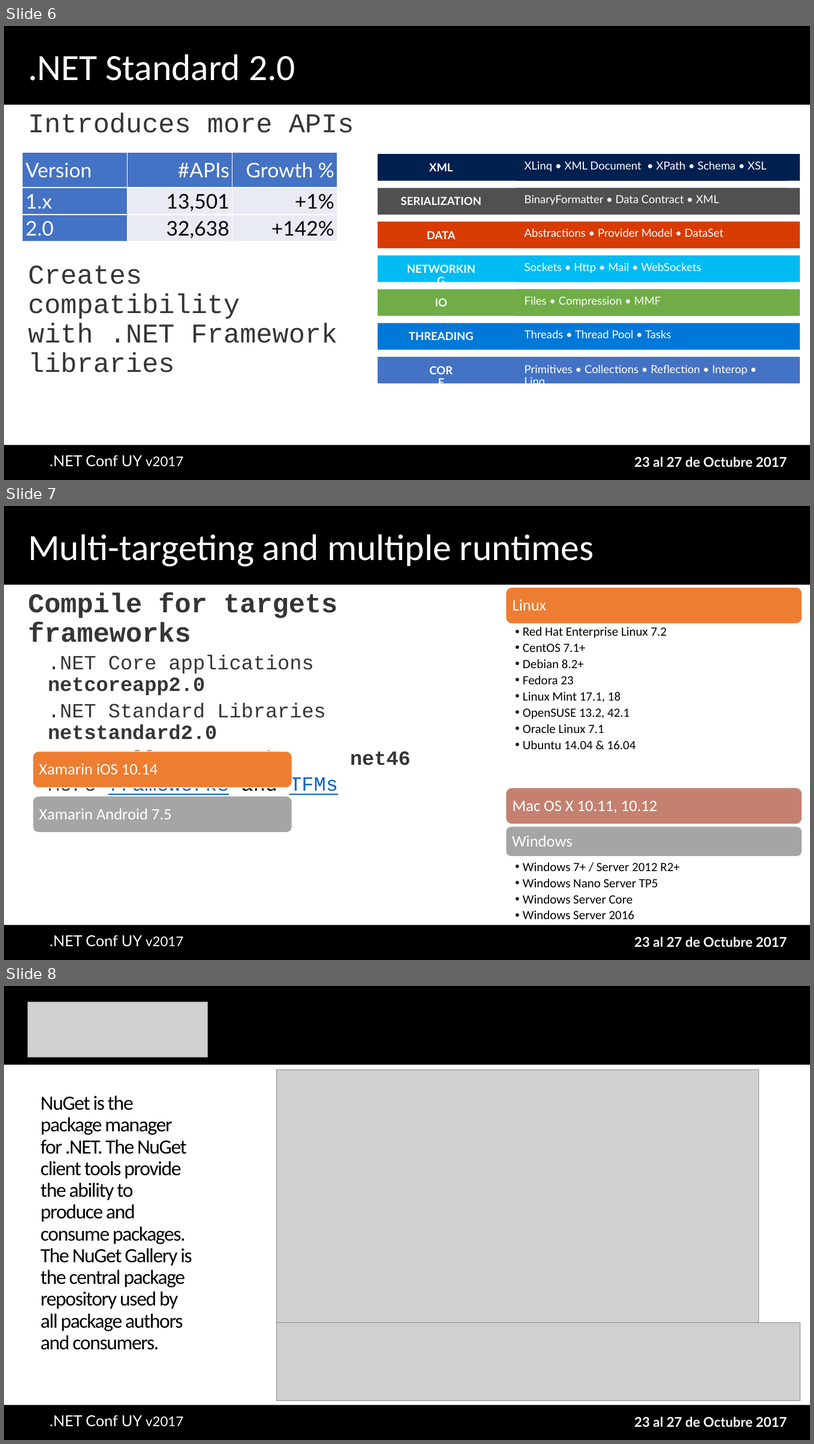
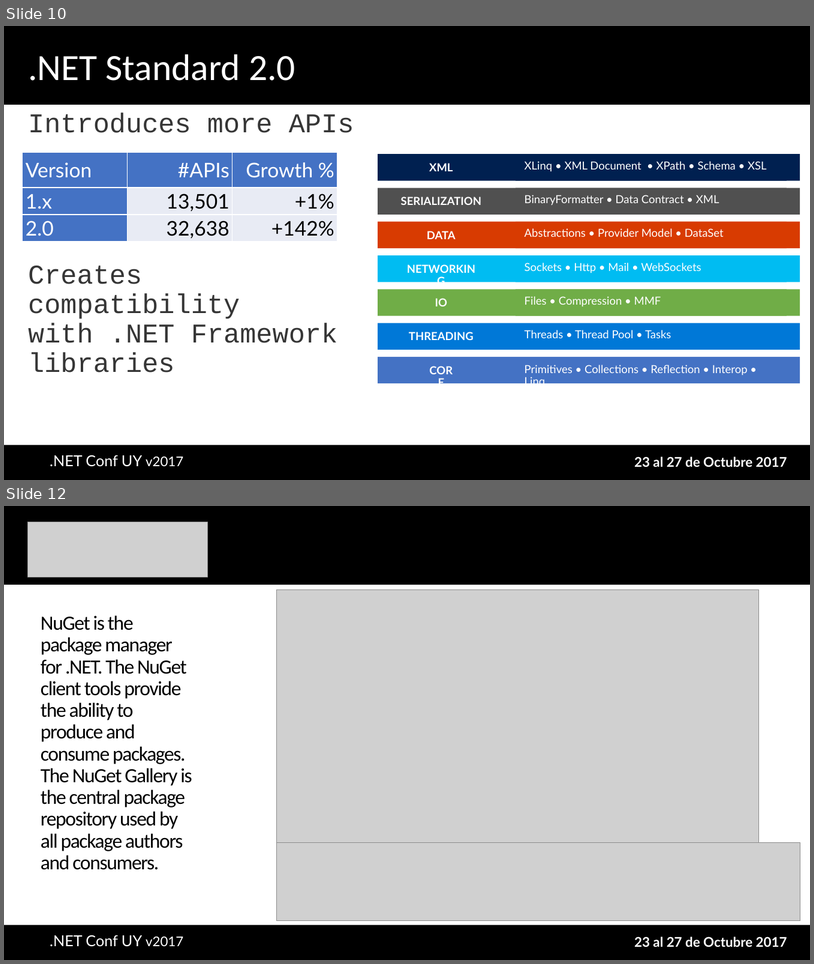
Before and after one commit to AgustinBonilla/netstandard-workshop, a slide deck: docs/.NET Standard - One Library to Rule Them All - NET Conf Uy 2017.pptx. Shown one above the other, each under a label of ours: slides 6, 7 and 8 before the commit, slides 10 and 12 after it; the slides between them are not shown. The pictures are 814x1444 and 814x964 pixels, drawn with LibreOffice and Linux fonts; fonts in the diff are those of the drawing; grey boxes stand for pictures; background and template pictures are left out. Boxes give left, top, right and bottom in pixels: in the first picture for what was removed or moved away, otherwise in the second. Text is boxed around its words. In the diff, an @@ line names an element or a change of style, - is before the commit and + after.

```diff
--- a/docs/.NET Standard - One Library to Rule Them All - NET Conf Uy 2017.pptx
+++ b/docs/.NET Standard - One Library to Rule Them All - NET Conf Uy 2017.pptx
@@ slide 7 removed at box(4, 506, 810, 960), background #FFFFFF; not listed: 5 template elements that a slide beside it also shows @@
@@ title removed at box(28, 534, 594, 567) @@
-Multi-targeting and multiple runtimes
@@ text removed at box(28, 593, 411, 796) @@
-Compile for targets frameworks
-  .NET Core applications netcoreapp2.0
-  .NET Standard Libraries netstandard2.0
-  .NET Full Framework net46
-  More frameworks and TFMs
@@ rounded rectangle removed at box(32, 751, 292, 787) @@
@@ text removed at box(39, 763, 158, 774) @@
-Xamarin iOS 10.14
@@ rounded rectangle removed at box(32, 796, 292, 832) @@
@@ rectangle removed at box(34, 798, 291, 830) @@
-Xamarin Android 7.5
@@ group removed at box(506, 587, 803, 919): 5 texts, 3 rounded rectangles @@
-Linux
-  • Red Hat Enterprise Linux 7.2
-  • CentOS 7.1+
-  • Debian 8.2+
-  • Fedora 23
-  • Linux Mint 17.1, 18
-  • OpenSUSE 13.2, 42.1
-  • Oracle Linux 7.1
-  • Ubuntu 14.04 & 16.04
-Mac OS X 10.11, 10.12
-Windows
-  • Windows 7+ / Server 2012 R2+
-  • Windows Nano Server TP5
-  • Windows Server Core
-  • Windows Server 2016
@@ what was slide 6 is now slide 10 @@
@@ what was slide 8 is now slide 12 @@
```
Also in this commit, not shown: 1 slide changed, 6 slides added.
